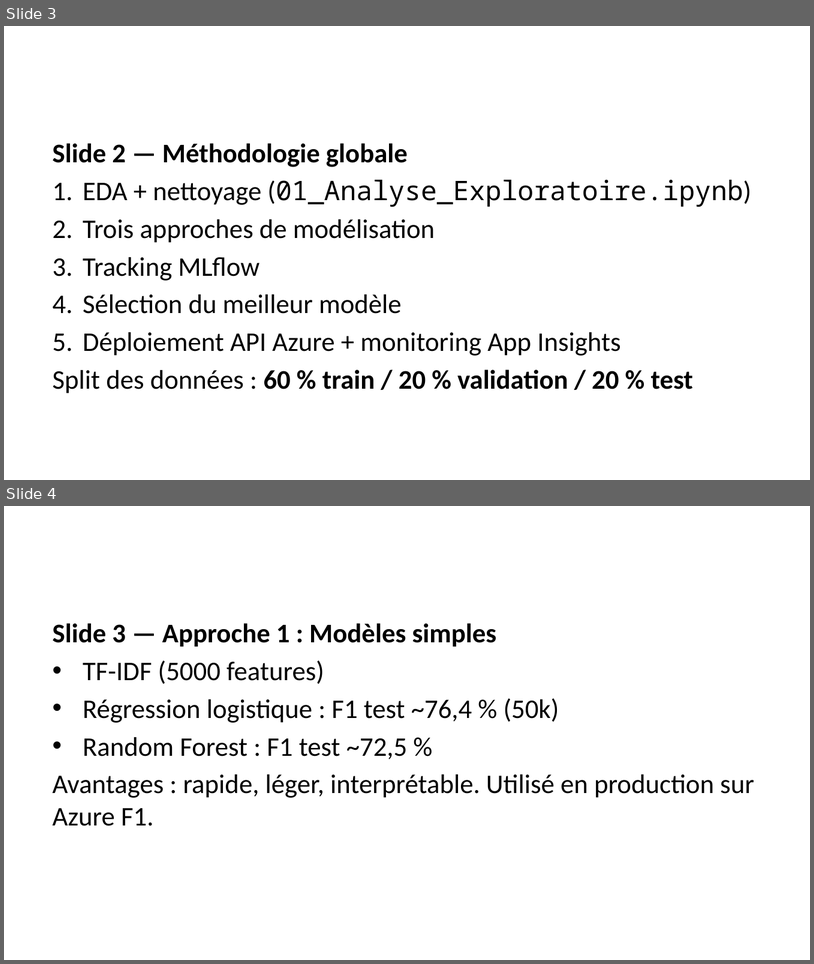
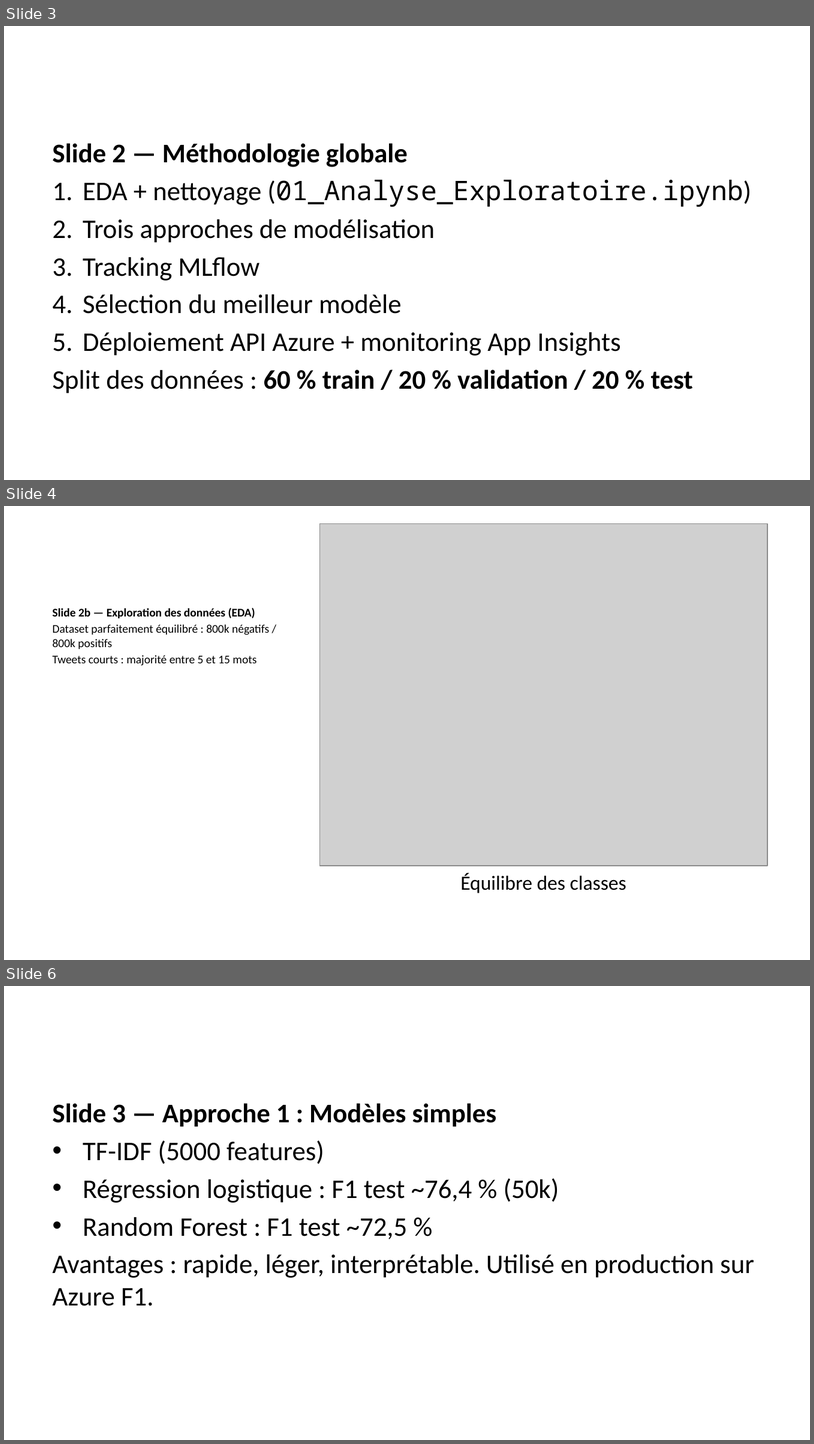
Before and after one commit to molly-muffin/P7_OC_AirParadis, a slide deck: docs/presentation.pptx. Shown one above the other, each under a label of ours: slides 3 and 4 before the commit, slides 3, 4 and 6 after it; the slides between them are not shown. The pictures are 814x964 and 814x1444 pixels, drawn with LibreOffice and Linux fonts; fonts in the diff are those of the drawing; grey boxes stand for pictures. Boxes give left, top, right and bottom in pixels: in the first picture for what was removed or moved away, otherwise in the second. Text is boxed around its words. In the diff, an @@ line names an element or a change of style, - is before the commit and + after.

```diff
--- a/docs/presentation.pptx
+++ b/docs/presentation.pptx
@@ slide 4 added at [4, 506, 810, 960], background #FFFFFF @@
@@ picture added at [320, 524, 768, 865] @@
@@ text added at [53, 607, 269, 666], 10.5 pt, text #000000 @@
+Slide 2b — Exploration des données (EDA)
+Dataset parfaitement équilibré : 800k négatifs / 800k positifs
+Tweets courts : majorité entre 5 et 15 mots
@@ text added at [461, 873, 627, 893], 18 pt, text #000000 @@
+Équilibre des classes
@@ what was slide 4 is now slide 6 @@
```
Also in this commit, not shown: 4 slides changed, 1 other slide added, 26 other files.
